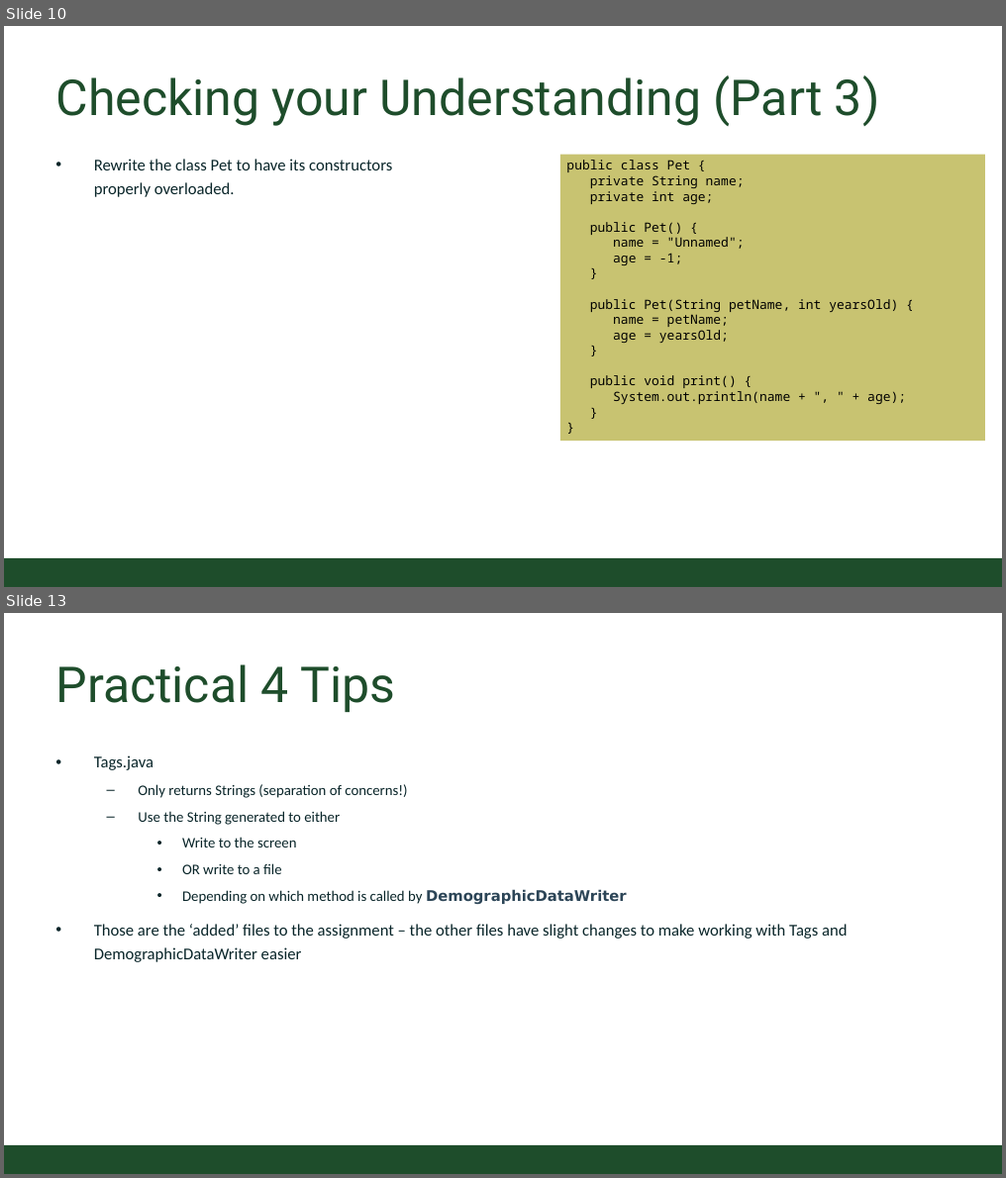
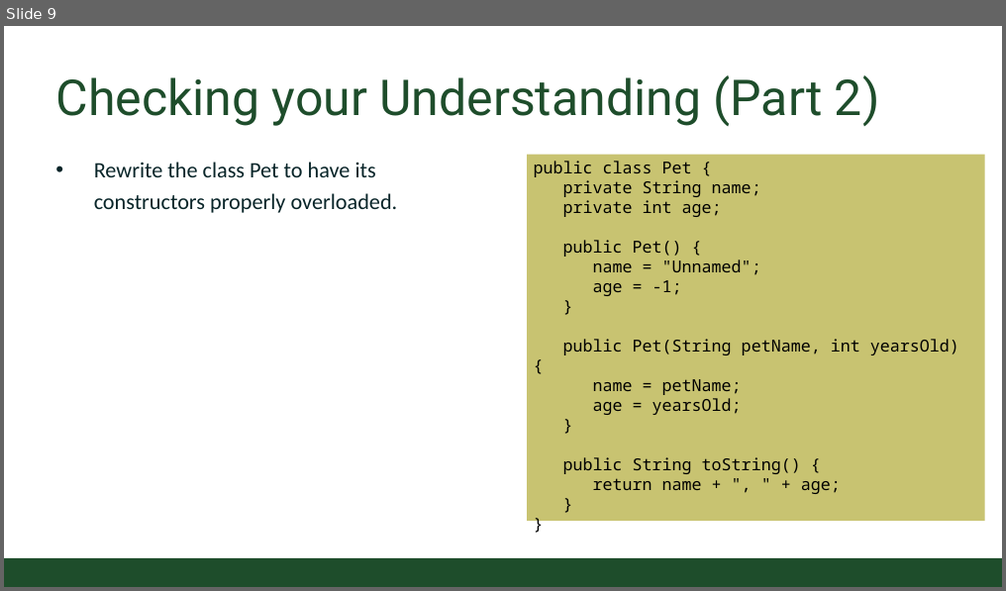
Before and after one commit to CSU-CompSci-CS163-4/Handouts, a slide deck: slides/On-Campus/09_03_MoreClasses.pptx. Shown one above the other, each under a label of ours: slides 10 and 13 before the commit, slide 9 after it; the slides between them are not shown. The pictures are 1006x1178 and 1006x591 pixels, drawn with LibreOffice and Linux fonts; fonts in the diff are those of the drawing; background and template pictures are left out. Boxes give left, top, right and bottom in pixels: in the first picture for what was removed or moved away, otherwise in the second. Text is boxed around its words. In the diff, an @@ line names an element or a change of style, - is before the commit and + after.

Commit message:
Lecture More Classes updated

```diff
--- a/slides/On-Campus/09_03_MoreClasses.pptx
+++ b/slides/On-Campus/09_03_MoreClasses.pptx
@@ slide 13 removed at <box>4,613,1002,1174</box>, background #FFFFFF; not listed: 1 template element that a slide beside it also shows @@
@@ title removed at <box>55,664,395,712</box> @@
-Practical 4 Tips
@@ text removed at <box>94,756,846,962</box> @@
-• Tags.java
-  – Only returns Strings (separation of concerns!)
-  – Use the String generated to either
-    • Write to the screen
-    • OR write to a file
-    • Depending on which method is called by DemographicDataWriter
-• Those are the ‘added’ files to the assignment – the other files have slight changes to make working with Tags and DemographicDataWriter easier
@@ what was slide 10 is now slide 9 @@
@@ slide 9 changed as well @@
@@ title at <box>55,76,880,126</box>: text changed @@
-Checking your Understanding (Part 3)
+Checking your Understanding (Part 2)
@@ text "Rewrite the class Pet to ..." at <box>94,162,398,213</box>: size 18 to 24 pt @@
@@ rectangle "public class Pet {": place and size @@
-rectangle "public class Pet {" at <box>560,154,985,441</box>
+rectangle "public class Pet {" at <box>527,154,985,521</box>
@@ text in rectangle at <box>534,161,959,415</box>: size 14 to 18 pt in "public class Pet {", "private String name;", "private int age;", "public Pet() {" and 9 more places @@
@@ text in rectangle at <box>563,458,841,494</box>: text changed; size 14 to 18 pt @@
-public void print() {
-System.out.println(name + ", " + age);
+public String toString() {
+return name + ", " + age;
```
Also in this commit, not shown: 7 other slides changed, 3 slides added, 4 other slides removed.
